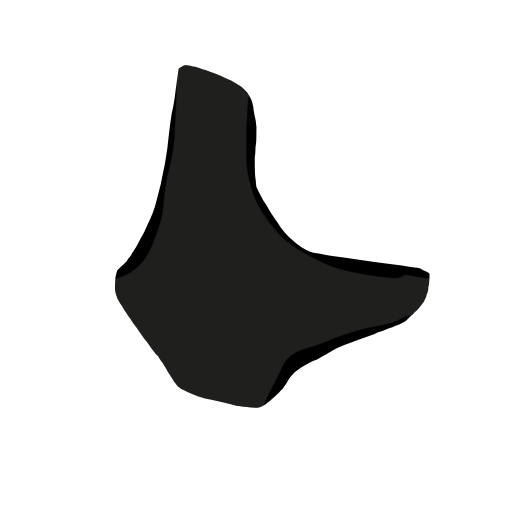
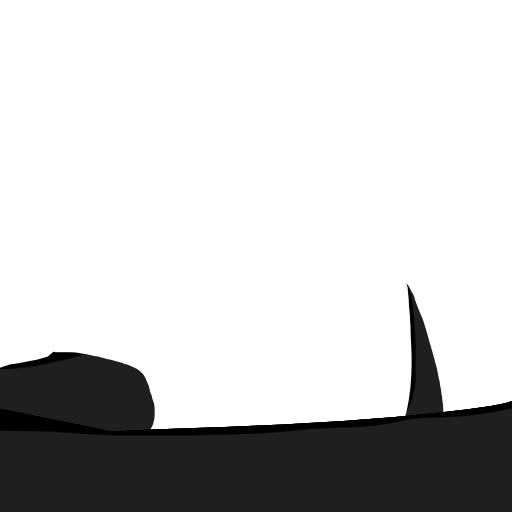
Two versions of the same layered image (512px x 512px). Layer-by-layer changes:
added group "endgame_Floor" with 6 layers above "obstacles" over bbox(0, 264, 512, 512)
added layer "Layer 48" in group "endgame_Floor" over bbox(0, 367, 512, 437)
added layer "Layer 47" in group "endgame_Floor" over bbox(0, 401, 512, 512)
added layer "Layer 50" in group "endgame_Floor" over bbox(370, 264, 417, 430)
added layer "Layer 49" in group "endgame_Floor" over bbox(399, 283, 444, 450)
added layer "Layer 52" in group "endgame_Floor" over bbox(0, 351, 100, 370)
added layer "Layer 51" in group "endgame_Floor" over bbox(0, 351, 155, 444)
moved "Layer 46" into group "center_obstacle_2" over bbox(80, 65, 455, 444)
moved "Layer 45" into group "center_obstacle_2" over bbox(114, 65, 430, 408)
